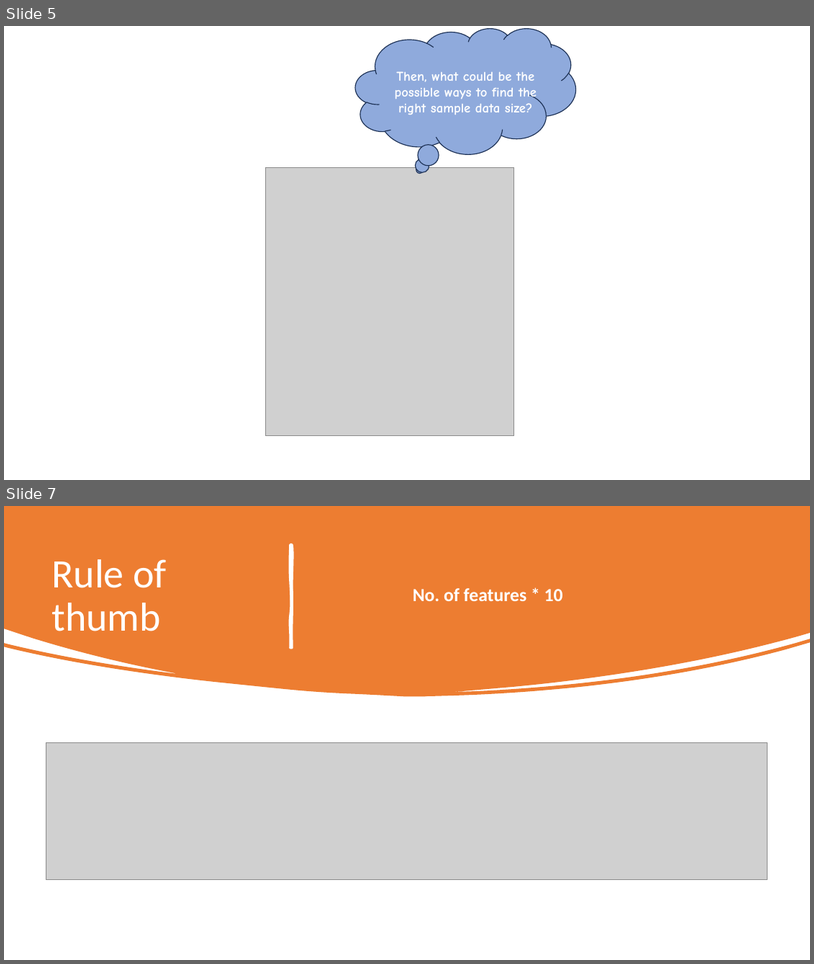
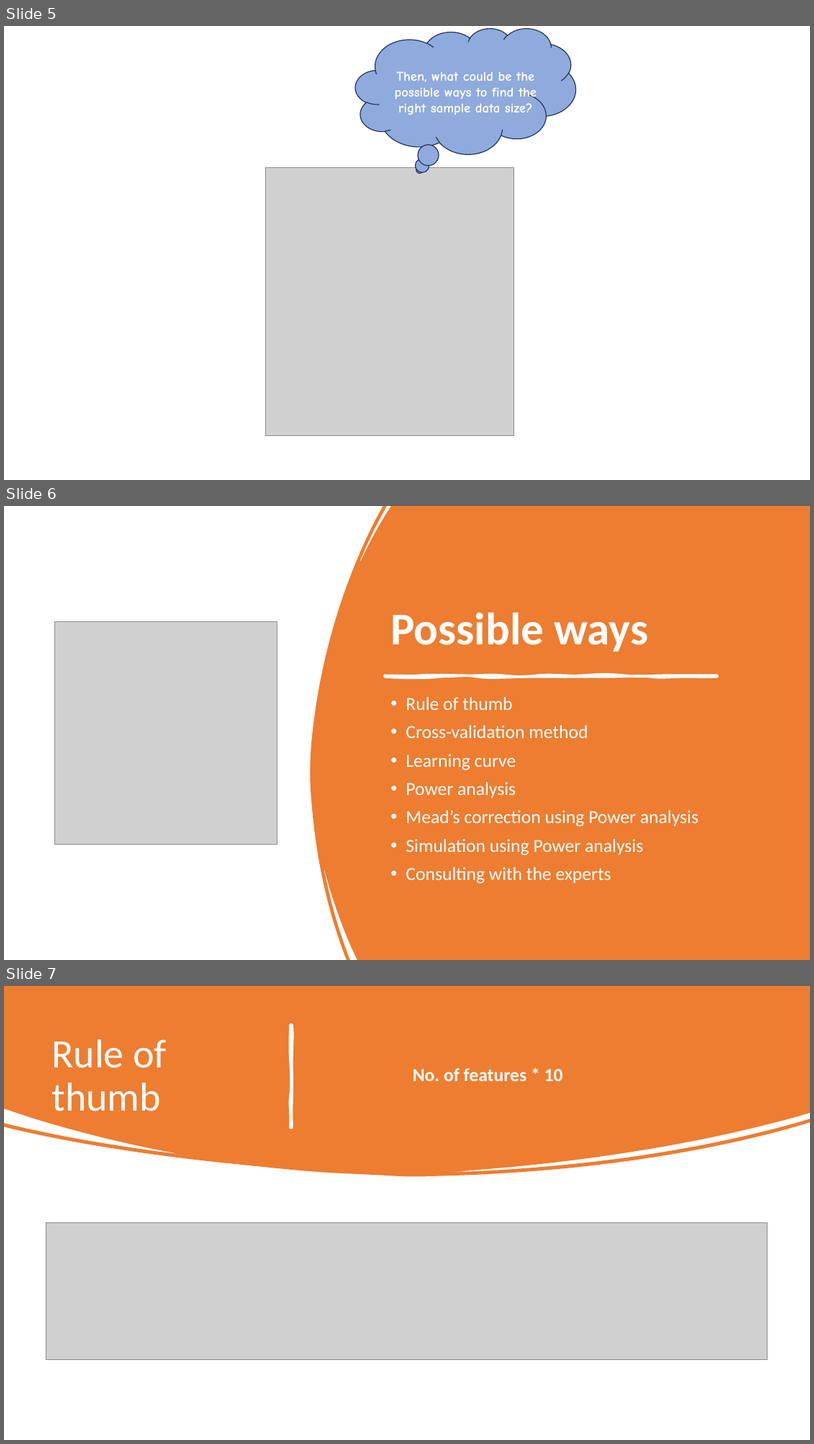
Before and after one commit to nikbearbrown/INFO_7390_Art_and_Science_of_Data, a slide deck: TA_Contest_Fall_23/Bhawana_Agarwal/Perfect_data_size_INFO7390_TAContestFall.pptx. Shown one above the other, each under a label of ours: slides 5 and 7 before the commit, slides 5, 6 and 7 after it; the slides between them are not shown. The pictures are 814x964 and 814x1444 pixels, drawn with LibreOffice and Linux fonts; fonts in the diff are those of the drawing; grey boxes stand for pictures. Boxes give left, top, right and bottom in pixels: in the first picture for what was removed or moved away, otherwise in the second. Text is boxed around its words. In the diff, an @@ line names an element or a change of style, - is before the commit and + after.

```diff
--- a/TA_Contest_Fall_23/Bhawana_Agarwal/Perfect_data_size_INFO7390_TAContestFall.pptx
+++ b/TA_Contest_Fall_23/Bhawana_Agarwal/Perfect_data_size_INFO7390_TAContestFall.pptx
@@ slide 6 added at [4, 506, 810, 960], background #FFFFFF @@
@@ freeform shape added at [310, 506, 810, 960], fill #ED7D31 @@
@@ title added at [391, 612, 649, 651], 54 pt, text #FFFFFF, bold @@
+Possible ways
@@ picture added at [55, 621, 278, 844] @@
@@ freeform shape added at [385, 675, 718, 677], fill #FFFFFF, outline #FFFFFF 3 pt @@
@@ text added at [406, 697, 699, 883], 22 pt, text #FFFFFF @@
+• Rule of thumb
+• Cross-validation method
+• Learning curve
+• Power analysis
+• Mead’s correction using Power analysis
+• Simulation using Power analysis
+• Consulting with the experts
```
Also in this commit, not shown: 2 other slides added, 1 slide removed.
